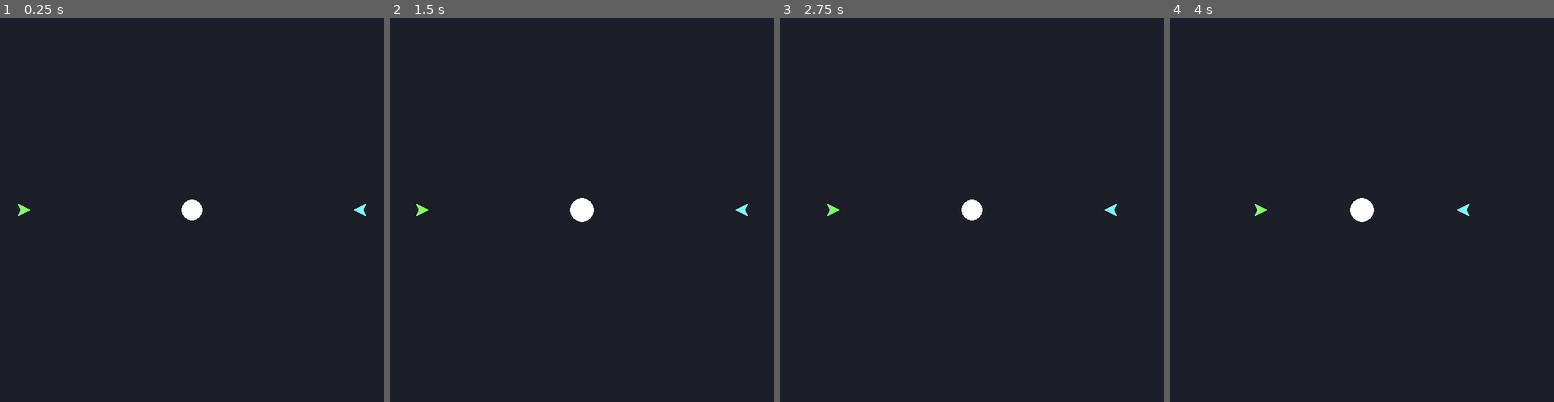
Above: before the commit, frames 1-4 (left to right).
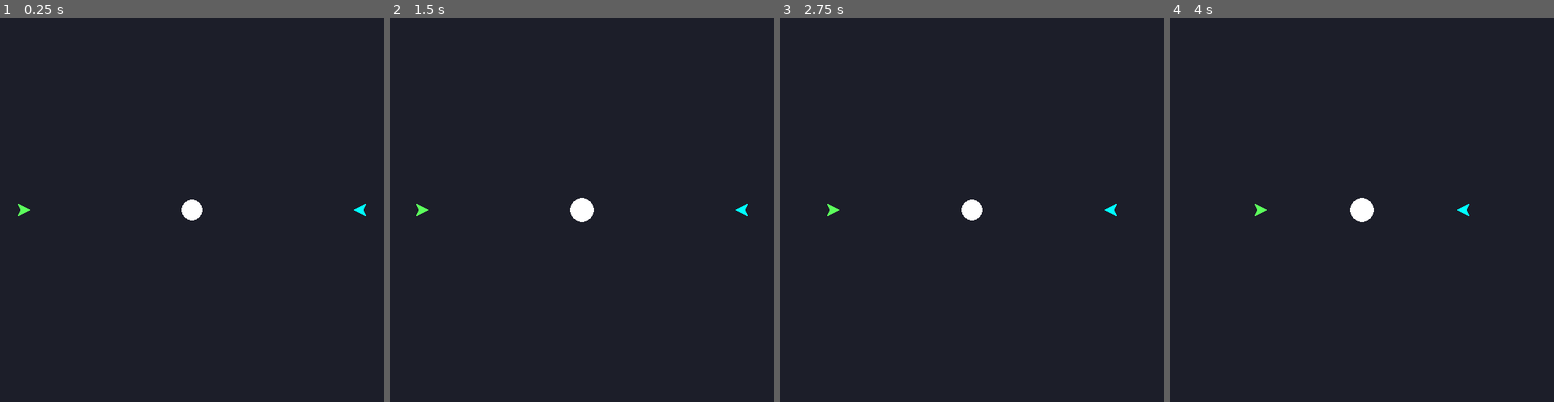
Above: after the commit, the same moments.

Repository: Alexander-Jordan/spacewar-godot
Game: Godot game, scene res://stages/main.tscn
The game is run twice, just before and just after one commit, with the same random seed, the same clock (stepped at 60 frames per second) and the same inputs.
Inputs:
- Up to frame 1 (0.25 s): no input
- Up to frame 2 (1.5 s): no input
- Up to frame 3 (2.75 s): no input
- Up to frame 4 (4 s): no input

The runs differ from the first frame. In frame 1, less than 0.1% of the frame differs, in the area x 4-96%, y 48-52%; in frame 2, less than 0.1%; in frame 3, less than 0.1%; in frame 4, less than 0.1%.

Commit message:
Use modulate on spaceship as base color instead of separate property

Diff:
--- a/entities/ship/ship.gd
+++ b/entities/ship/ship.gd
@@ -1,6 +1,5 @@
 class_name Ship extends Node2D
 
-@export var color: Color = Color(1, 1, 1, 1)
 @export var planet: Planet
 @export_enum('p1', 'p2') var player: String = 'p1'
 @export var speed: int = 2
@@ -37,8 +36,7 @@
 	destructor_2d.destroyed.connect(func(): call_deferred('despawn'))
 	timer.timeout.connect(reset)
 
-	self.modulate = color
-	gpu_particles_2d.modulate = color
+	gpu_particles_2d.modulate = self.modulate
 
 func _unhandled_input(event: InputEvent) -> void:
 	if event.is_action_pressed(player + '_fire'):
--- a/stages/main.tscn
+++ b/stages/main.tscn
@@ -8,15 +8,15 @@
 [node name="Main" type="Node2D"]
 
 [node name="Ship" parent="." node_paths=PackedStringArray("planet", "torpedo_spawner") instance=ExtResource("1_72s8x")]
+modulate = Color(0.36, 1, 0.36, 1)
 position = Vector2(32, 256)
-color = Color(0.5155, 1, 0.43, 1)
 planet = NodePath("../Planet")
 torpedo_spawner = NodePath("../torpedo_spawner")
 
 [node name="Ship2" parent="." node_paths=PackedStringArray("planet", "torpedo_spawner") instance=ExtResource("1_72s8x")]
+modulate = Color(0, 1, 1, 1)
 position = Vector2(480, 256)
 rotation = 3.14159
-color = Color(0.5, 1, 0.941667, 1)
 planet = NodePath("../Planet")
 player = "p2"
 torpedo_spawner = NodePath("../torpedo_spawner")
